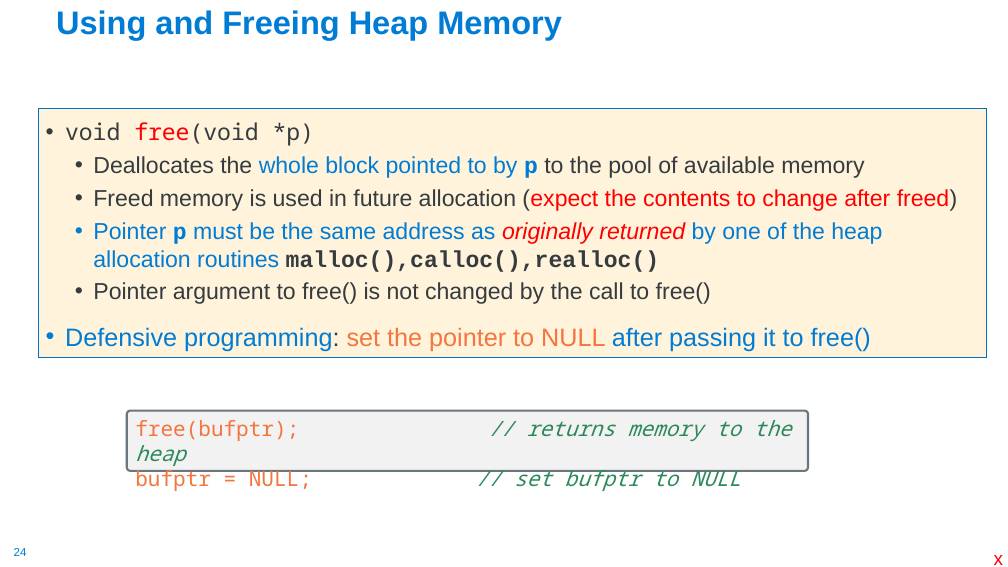
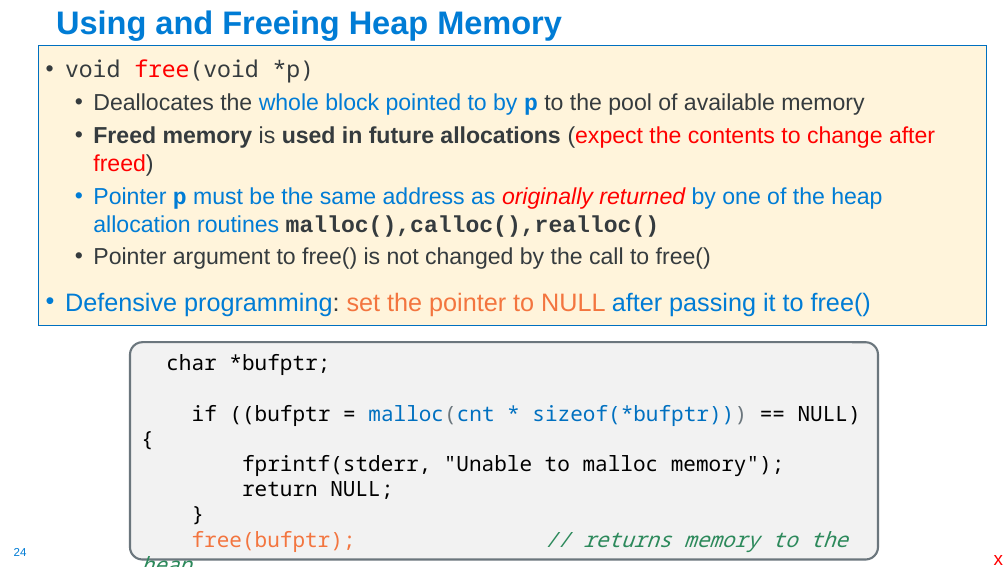
Before and after one commit to cse30-sp24/Muller-Slides, a slide deck: slide 24 of Lecture-8.pptx. Drawn at 1008x567 pixels with LibreOffice and Linux fonts; fonts in the diff are those of the drawing. Boxes give left, top, right and bottom in pixels: in the first picture for what was removed or moved away, otherwise in the second. Text is boxed around its words. In the diff, an @@ line names an element or a change of style, - is before the commit and + after.

```diff
--- a/Lecture-8.pptx
+++ b/Lecture-8.pptx
@@ text "void free(void *p)": place and size @@
-text "void free(void *p)" at bbox=[38, 108, 986, 357]
+text "void free(void *p)" at bbox=[38, 45, 986, 326]
@@ text at bbox=[93, 126, 935, 176]: text changed @@
-  • Freed memory is used in future allocation (expect the contents to change after freed)
+  • Freed memory is used in future allocations (expect the contents to change after freed)
@@ rounded rectangle "char *bufptr;": place and size @@
-rounded rectangle "char *bufptr;" at bbox=[127, 411, 808, 471]
+rounded rectangle "char *bufptr;" at bbox=[130, 343, 878, 560]
@@ text in rounded rectangle at bbox=[166, 354, 861, 499]: paragraphs added @@
+char *bufptr;
+if ((bufptr = malloc(cnt * sizeof(*bufptr))) == NULL) {
+fprintf(stderr, "Unable to malloc memory");
+return NULL;
+}
```
Also in this commit, not shown: 15 other slides changed, 1 other file.
